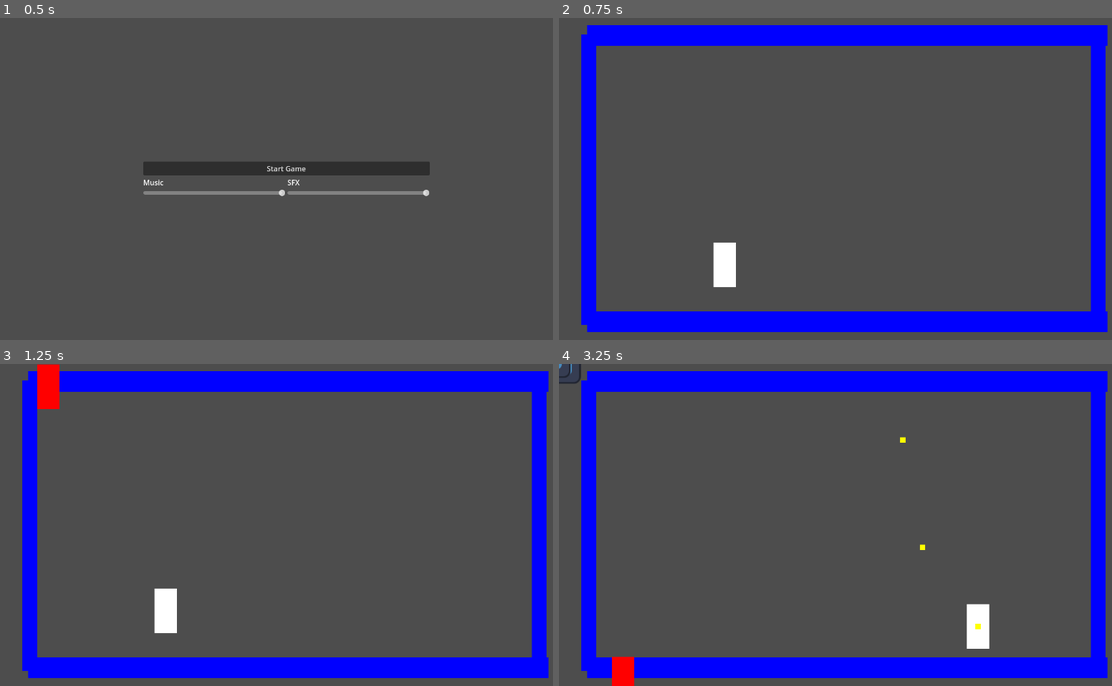
Above: before the commit, frames 1-4 (two rows, left to right).
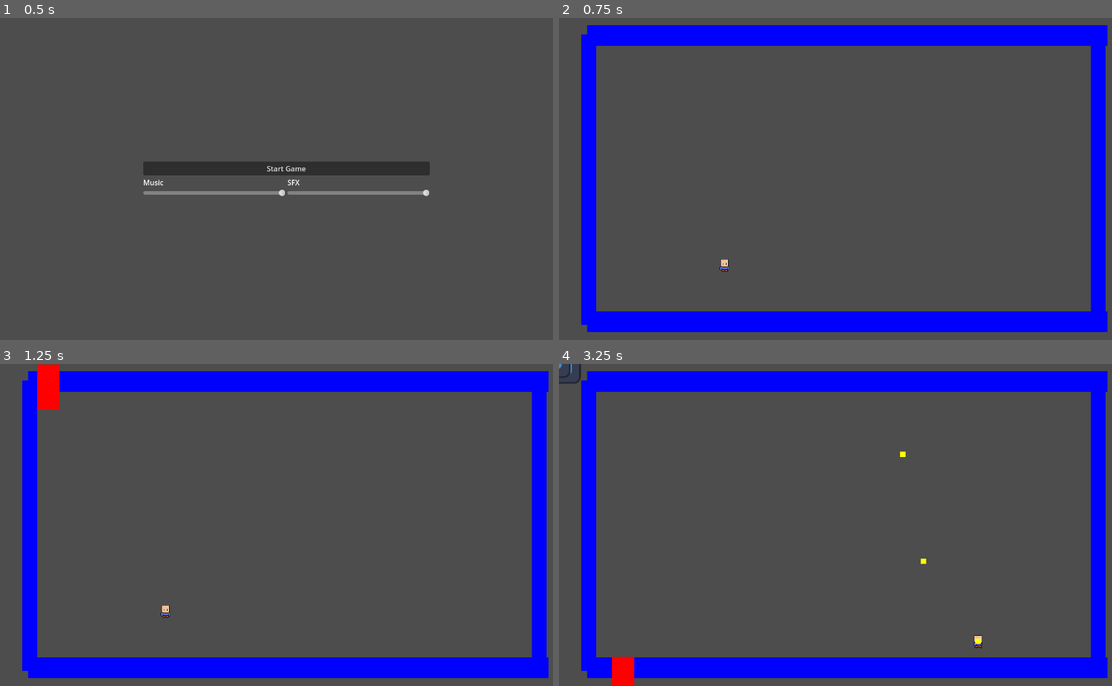
Above: after the commit, the same moments.

Repository: KDing0/GGJGodot
Game: Godot game, scene res://Misc/GameManager.tscn
Two runs of this game, one before a commit and one after it. Both use one fixed random seed, a clock stepped at 60 frames per second and the inputs below. The engine's default icon, where the game draws it, is replaced by a stand-in: a white triangle on a blue panel in a dark square.
Inputs (mouse positions are in pixels of both pictures, inside the frame that each line leads up to):
- Up to frame 1 (0.5 s): no input
- Up to frame 2 (0.75 s): click "Start Game" at 0.5 s
- Up to frame 3 (1.25 s): no input
- Up to frame 4 (3.25 s): move the mouse to (973, 508) at 1.27 s; press the mouse at (973, 508) at 1.28 s; hold Right (player_right) 1.28-2.03 s; move the mouse to (730, 541) at 2.02 s; release the mouse at (730, 541) at 2.03 s; hold Down (player_down) 2.03-2.78 s; click (730, 541) at 2.1 s; move the mouse to (901, 454) at 2.77 s; press the mouse at (901, 454) at 2.78 s; hold Right (player_right) from 2.78 s (still down)

Frame 1 is identical in both runs. In frame 2, 0.6% of the frame differs, in the area x 27-32%, y 69-84%; in frame 3, 0.6%; in frame 4, 0.7%, in the area x 61-78%, y 22-89%.

Commit message:
added player run animation

Diff:
--- a/src/Player/player.gd
+++ b/src/Player/player.gd
@@ -8,9 +8,11 @@
 const SPEED = 400.0
 var BULLETSPEED = 1000  # Adjust this value to control the bullet speed
 var FIRERATE = 0.2
+@onready var sprite = $AnimatedSprite2D
 
 var bullet_scene = preload("res://Bullets/Bullet.tscn")
 var can_fire = true
+var player_lifes = 3
 
 func _physics_process(delta):
 	move()
@@ -20,6 +22,10 @@
 		shoot()
 
 func move():
+	if (velocity.x > 1 || velocity.x < -1 || velocity.y > 1 || velocity.y < -1):
+		sprite.animation = "running"
+	else:
+		sprite.animation = "default"
 	# TODO should replace UI actions with custom gameplay actions.
 	var horizontal = Input.get_axis("player_left", "player_right")
 	var vertically = Input.get_axis("player_up", "player_down")
@@ -32,6 +38,9 @@
 		velocity.y = vertically * SPEED
 	else:
 		velocity.y = move_toward(velocity.y, 0, 15)
+
+	var isLeft = velocity.x < 0
+	sprite.flip_h = isLeft
 
 func shoot():
 	var bullet_instance = bullet_scene.instantiate()
@@ -56,4 +65,6 @@
 
 func hit_by_bullet():
 	print("OUCH")
+	player_lifes = player_lifes - 1
+
 	return
--- a/src/Player/player.tscn
+++ b/src/Player/player.tscn
@@ -1,14 +1,75 @@
-[gd_scene load_steps=5 format=3 uid="uid://ipk1i003beqy"]
+[gd_scene load_steps=14 format=3 uid="uid://ipk1i003beqy"]
 
 [ext_resource type="Script" path="res://Player/Test.gd" id="1_h3uet"]
 [ext_resource type="Script" path="res://Player/player.gd" id="1_ou0hw"]
-
-[sub_resource type="QuadMesh" id="QuadMesh_fsbxt"]
-size = Vector2(50, 100)
+[ext_resource type="Texture2D" uid="uid://dfwjjbrb0vlkd" path="res://Assets/Characters/Player/MC.png" id="3_wigxu"]
+[ext_resource type="Texture2D" uid="uid://b5k7gnetctsak" path="res://Assets/Characters/Player/MC Walk Animation Spritesheet.png" id="4_22afs"]
 
 [sub_resource type="CapsuleShape2D" id="CapsuleShape2D_161ag"]
-radius = 25.0
-height = 100.0
+radius = 17.5
+height = 35.0
+
+[sub_resource type="AtlasTexture" id="AtlasTexture_evgr3"]
+atlas = ExtResource("3_wigxu")
+region = Rect2(0, 0, 32, 32)
+
+[sub_resource type="AtlasTexture" id="AtlasTexture_i0x0i"]
+atlas = ExtResource("4_22afs")
+region = Rect2(0, 0, 32, 32)
+
+[sub_resource type="AtlasTexture" id="AtlasTexture_l1suj"]
+atlas = ExtResource("4_22afs")
+region = Rect2(32, 0, 32, 32)
+
+[sub_resource type="AtlasTexture" id="AtlasTexture_ohfng"]
+atlas = ExtResource("4_22afs")
+region = Rect2(64, 0, 32, 32)
+
+[sub_resource type="AtlasTexture" id="AtlasTexture_klr4g"]
+atlas = ExtResource("4_22afs")
+region = Rect2(0, 32, 32, 32)
+
+[sub_resource type="AtlasTexture" id="AtlasTexture_mq1iv"]
+atlas = ExtResource("4_22afs")
+region = Rect2(32, 32, 32, 32)
+
+[sub_resource type="AtlasTexture" id="AtlasTexture_bmieu"]
+atlas = ExtResource("4_22afs")
+region = Rect2(64, 32, 32, 32)
+
+[sub_resource type="SpriteFrames" id="SpriteFrames_ggxq5"]
+animations = [{
+"frames": [{
+"duration": 1.0,
+"texture": SubResource("AtlasTexture_evgr3")
+}],
+"loop": true,
+"name": &"default",
+"speed": 5.0
+}, {
+"frames": [{
+"duration": 1.0,
+"texture": SubResource("AtlasTexture_i0x0i")
+}, {
+"duration": 1.0,
+"texture": SubResource("AtlasTexture_l1suj")
+}, {
+"duration": 1.0,
+"texture": SubResource("AtlasTexture_ohfng")
+}, {
+"duration": 1.0,
+"texture": SubResource("AtlasTexture_klr4g")
+}, {
+"duration": 1.0,
+"texture": SubResource("AtlasTexture_mq1iv")
+}, {
+"duration": 1.0,
+"texture": SubResource("AtlasTexture_bmieu")
+}],
+"loop": true,
+"name": &"running",
+"speed": 10.0
+}]
 
 [node name="player" type="CharacterBody2D" groups=["Player"]]
 position = Vector2(-1, -2)
@@ -16,11 +77,13 @@
 collision_mask = 13
 script = ExtResource("1_ou0hw")
 
-[node name="MeshInstance2D" type="MeshInstance2D" parent="."]
-mesh = SubResource("QuadMesh_fsbxt")
-
 [node name="CollisionShape2D" type="CollisionShape2D" parent="."]
 shape = SubResource("CapsuleShape2D_161ag")
 script = ExtResource("1_h3uet")
 
+[node name="AnimatedSprite2D" type="AnimatedSprite2D" parent="."]
+sprite_frames = SubResource("SpriteFrames_ggxq5")
+animation = &"running"
+autoplay = "default"
+
 [connection signal="ready" from="." to="." method="_on_ready"]
